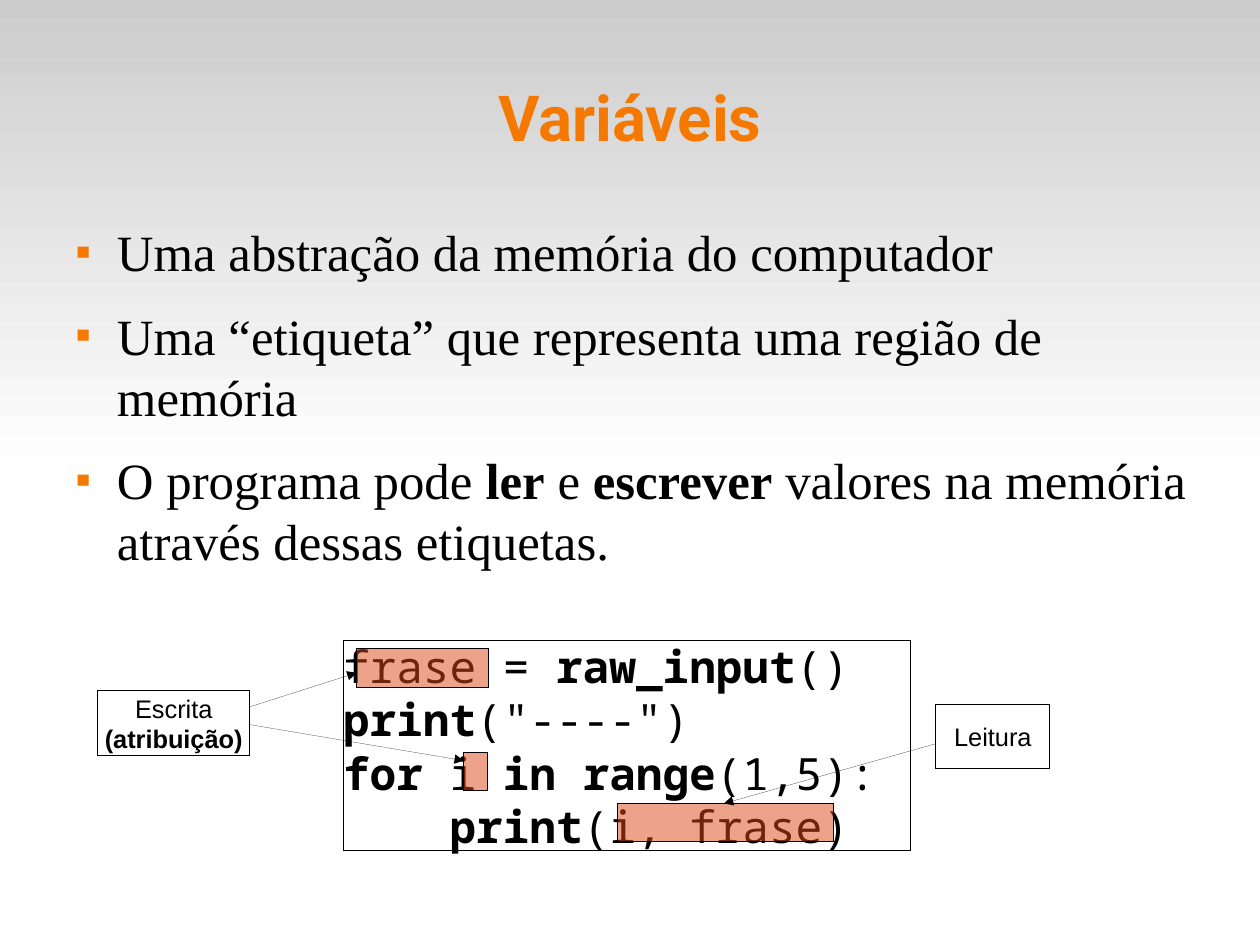
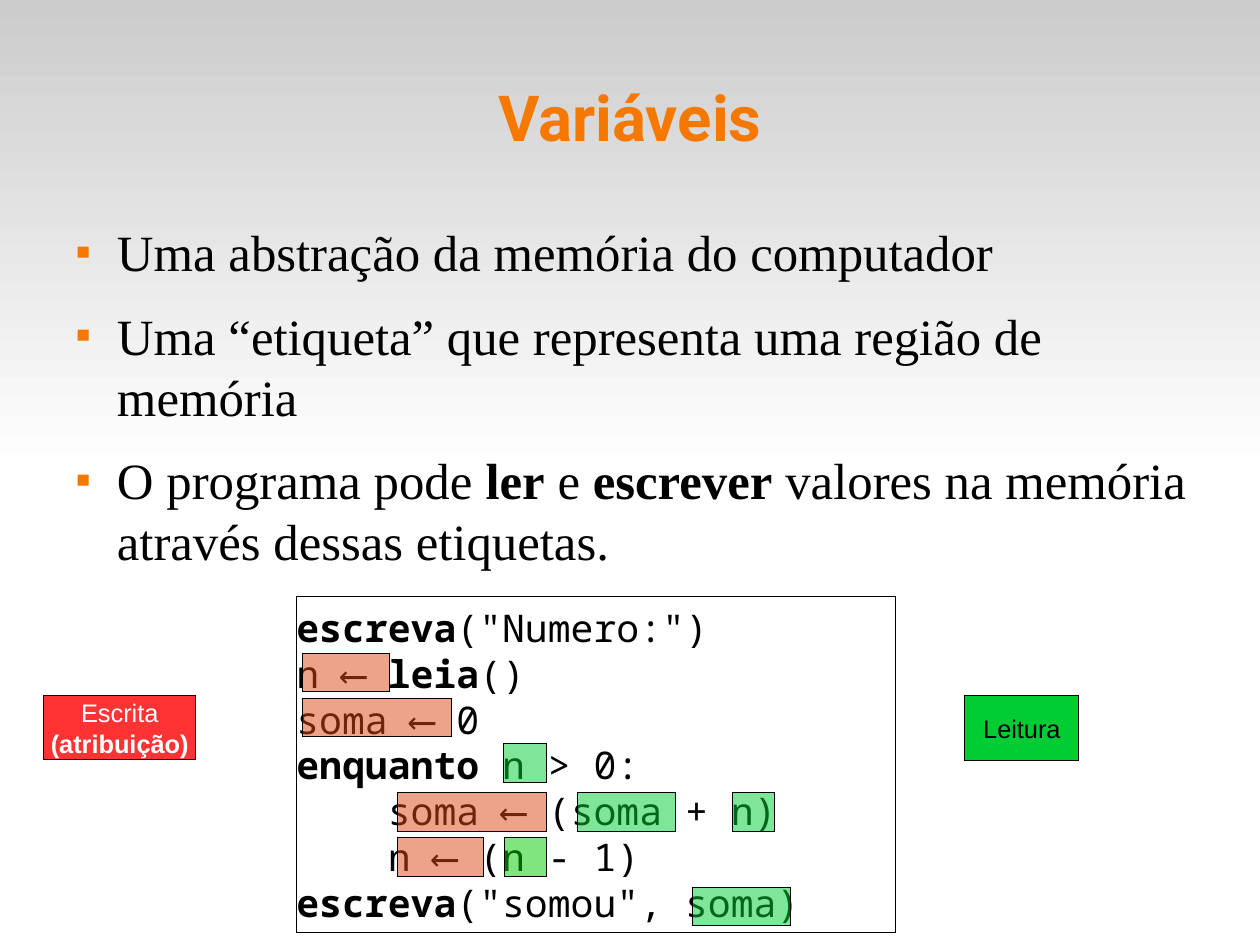
Before and after one commit to fsantanna-uerj/IPD, a slide deck: slide 5 of slides/ipd-03.odp. Drawn at 1260x945 pixels with LibreOffice and Linux fonts; fonts in the diff are those of the drawing. Boxes give left, top, right and bottom in pixels: in the first picture for what was removed or moved away, otherwise in the second. Text is boxed around its words. In the diff, an @@ line names an element or a change of style, - is before the commit and + after.

```diff
--- a/slides/ipd-03.odp
+++ b/slides/ipd-03.odp
@@ rectangle added at [296,597,895,933], fill #FFFFFF, outline #000000 0 pt, 24 pt, text #000000 @@
+escreva("Numero:")
+n ⟵ leia()
+soma ⟵ 0
+enquanto n > 0:
+soma ⟵ (soma + n)
+n ⟵ (n - 1)
+escreva("somou", soma)
@@ rectangle added at [303,654,390,693], fill #DD4814 at 50% opacity, outline #000000 0 pt @@
@@ rectangle removed at [343,640,911,851] @@
-frase = raw_input()
-print("----")
-for i in range(1,5):
-print(i, frase)
@@ arrow removed from (250, 707) to (357, 673) @@
@@ rectangle "Escrita": place and size @@
-rectangle "Escrita" at [97,691,249,755]
+rectangle "Escrita" at [43,695,196,759]
@@ rectangle "Escrita" at [43,695,196,759]: text colour #000000 to #FFFFFF; fill #FFFFFF to #FF3333 @@
@@ rectangle: place and size @@
-rectangle at [357,649,489,688]
+rectangle at [303,699,452,737]
@@ rectangle "Leitura": place and size @@
-rectangle "Leitura" at [936,704,1051,768]
+rectangle "Leitura" at [965,696,1079,760]
@@ rectangle "Leitura" at [965,696,1079,760]: fill #FFFFFF to #00CC33 @@
@@ arrow removed from (250, 725) to (464, 760) @@
@@ rectangle added at [504,744,547,783], fill #00CC33 at 50% opacity, outline #000000 0 pt @@
@@ arrow removed from (936, 744) to (724, 804) @@
@@ rectangle: place and size @@
-rectangle at [464,752,487,791]
+rectangle at [397,794,545,832]
@@ rectangle added at [579,794,677,832], fill #00CC33 at 50% opacity, outline #000000 0 pt @@
@@ rectangle removed at [617,804,834,843] @@
@@ rectangle added at [733,794,775,832], fill #00CC33 at 50% opacity, outline #000000 0 pt @@
@@ rectangle added at [397,838,484,877], fill #DD4814 at 50% opacity, outline #000000 0 pt @@
@@ rectangle added at [505,838,548,877], fill #00CC00 at 50% opacity, outline #000000 0 pt @@
@@ rectangle added at [693,887,791,926], fill #00CC33 at 50% opacity, outline #000000 0 pt @@
```
Also in this commit, not shown: 9 other slides changed, 3 slides added, 3 slides removed, 4 other files.
